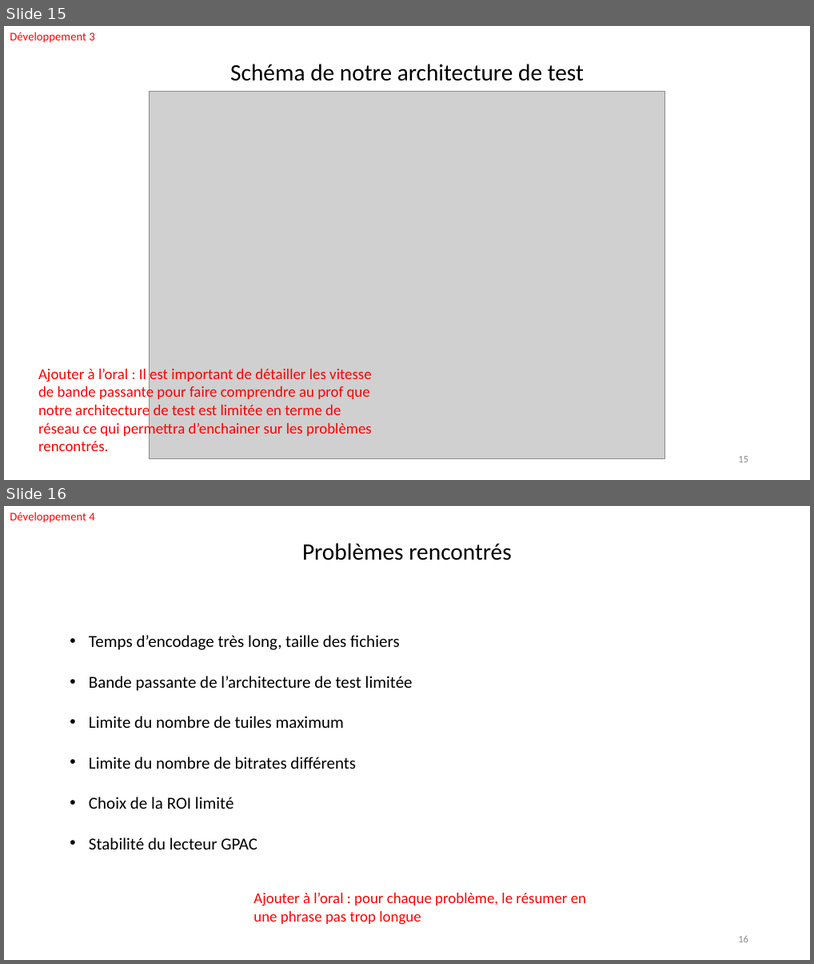
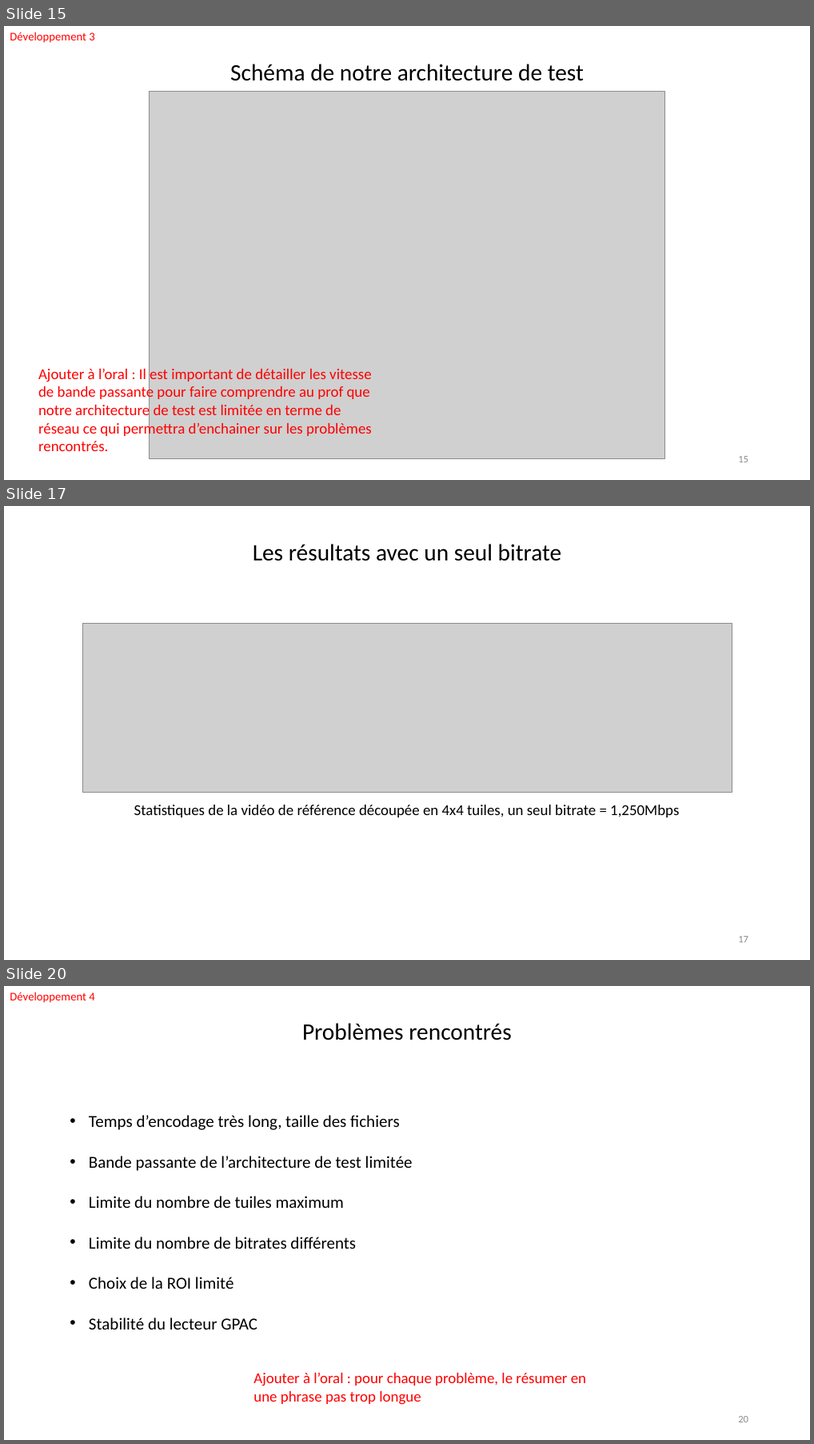
Before and after one commit to FabienMnsn/PRES2, a slide deck: Slides/PRES2019-Projet14-OlivierFourmaux-ROIStreamingImapct-soutenance.pptx. Shown one above the other, each under a label of ours: slides 15 and 16 before the commit, slides 15, 17 and 20 after it; the slides between them are not shown. The pictures are 814x964 and 814x1444 pixels, drawn with LibreOffice and Linux fonts; fonts in the diff are those of the drawing; grey boxes stand for pictures. Boxes give left, top, right and bottom in pixels: in the first picture for what was removed or moved away, otherwise in the second. Text is boxed around its words. In the diff, an @@ line names an element or a change of style, - is before the commit and + after.

```diff
--- a/Slides/PRES2019-Projet14-OlivierFourmaux-ROIStreamingImapct-soutenance.pptx
+++ b/Slides/PRES2019-Projet14-OlivierFourmaux-ROIStreamingImapct-soutenance.pptx
@@ slide 17 added at (x1=4, y1=506, x2=810, y2=960), background #FFFFFF @@
@@ text added at (x1=253, y1=544, x2=562, y2=561), 28 pt, text #000000 @@
+Les résultats avec un seul bitrate
@@ picture added at (x1=82, y1=624, x2=732, y2=792) @@
@@ text added at (x1=134, y1=804, x2=679, y2=817), 18 pt, text #000000 @@
+Statistiques de la vidéo de référence découpée en 4x4 tuiles, un seul bitrate = 1,250Mbps
@@ page number added at (x1=738, y1=936, x2=749, y2=942), 12 pt, text #8C8C8C @@
+17
@@ what was slide 16 is now slide 20 @@
@@ page number at (x1=738, y1=1416, x2=749, y2=1422): text changed @@
-16
+20
```
Also in this commit, not shown: 4 slides changed, 4 other slides added, 3 slides removed, 4 other files.
